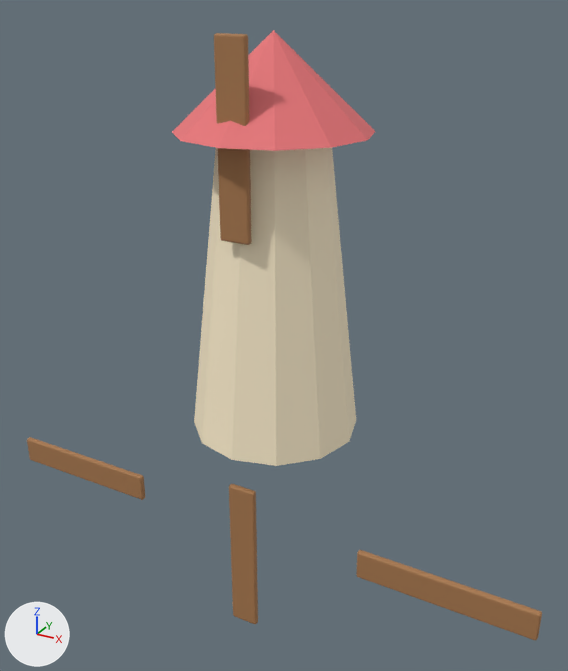
One commit to the Blender file blender/models/race_mill.blend: the scene before it, then after it.
Both versions are drawn from a camera (50 mm lens) standing at (16.7, -29.5, 19.5) and looking at (0.3, 0.4, 4.5). Every picture has the same lights, and +X, +Y and +Z are marked at lower left. The older version comes first.

Objects in the first picture: 'race_mill'.
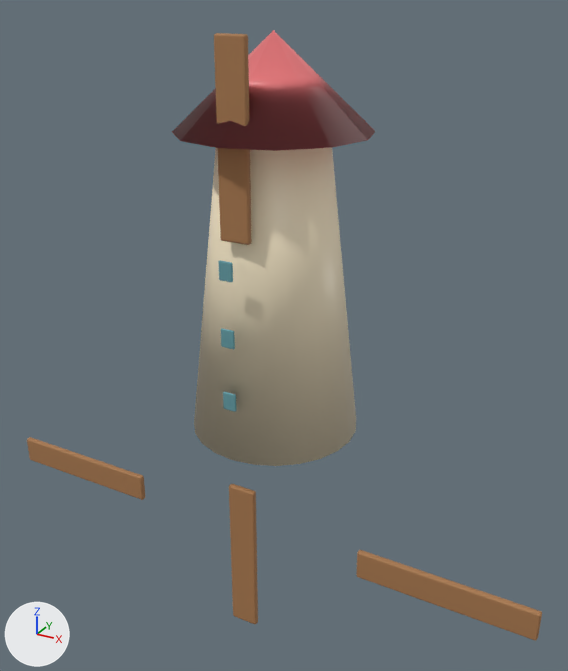
Changed parts and their boxes [x1, y1, x2, y2] in the pictures (568 x 671 px):
'race_mill', reshaped
    before: [27, 30, 542, 640]
    after: [27, 30, 542, 641]
'CraftDetails', added (cyan)
    after: [218, 260, 237, 412]
part 1 of me_cone, built on
    before: [29, 34, 542, 623]
    after: [28, 33, 542, 641]

Diff of the bpy script that builds the scene:
```diff
--- a/blender/models/race_mill.blend.py
+++ b/blender/models/race_mill.blend.py
@@ mat_windowglass @@
+mat_windowglass = principled_material('WindowGlass')
+mat_windowglass.base_color = (0.133, 0.347, 0.386)  # cyan #669fa7
+mat_windowglass.roughness = 0.23
@@ me_cone @@
 # used by ob_race_mill; location = (0.0, 0.0, 7.0)
-me_cone.from_pydata(...)  # 421 vertices, 419 faces; spans x -14.0..14.0, y -4.3..4.3, z -17.0..11.0
+me_cone.from_pydata(...)  # 669 vertices, 639 faces; spans x -14.0..14.0, y -4.3..4.3, z -17.0..11.0
+# me_cone part 1: 24 vertices moved within x -14.0..14.0, y -3.1, z -17.0..11.0; 248 vertices added at x -14.0..14.0, y -3.9..3.9, z -17.0..11.0
+# me_cone part 2: the surface is now shaded smooth
 me_cone.materials.append(mat_cream)
@@ me_cube_004 @@
+me_cube_004.from_pydata(...)  # 456 vertices, 450 faces; spans x -0.32..0.32, y -4.09..-3.97, z 2.58..9.43
+me_cube_004.materials.append(mat_windowglass)  # cyan #669fa7
@@ ob_craftdetails @@
+ob_craftdetails = bpy.data.objects.new('CraftDetails', me_cube_004)
+ob_craftdetails.location = (0.0, 0.0, 0.0)
```
